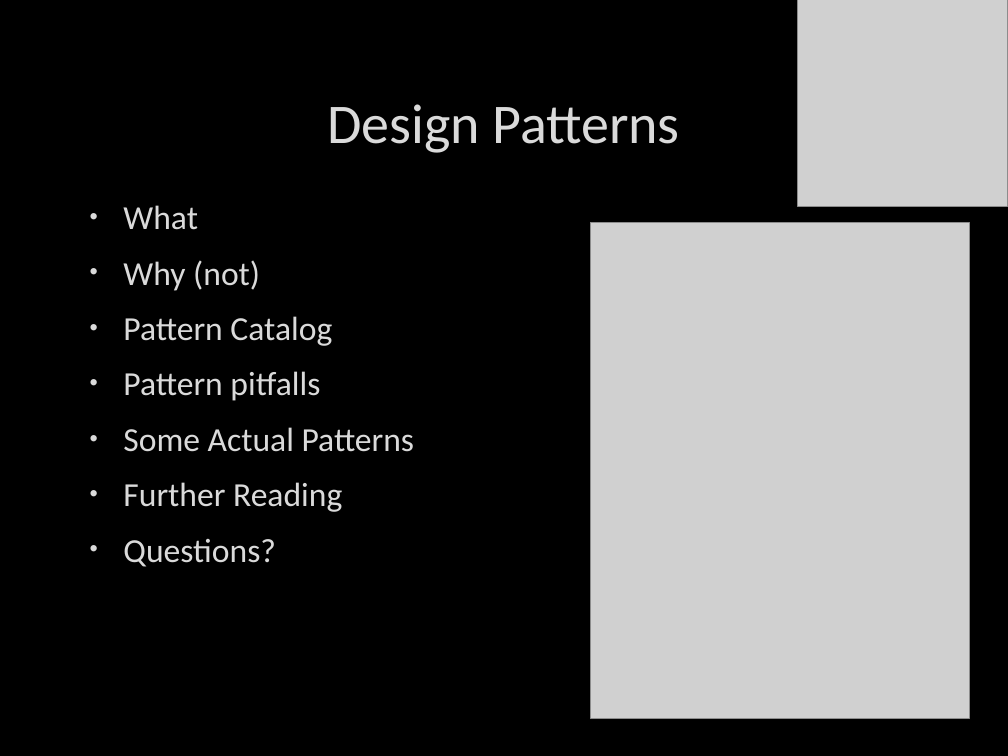
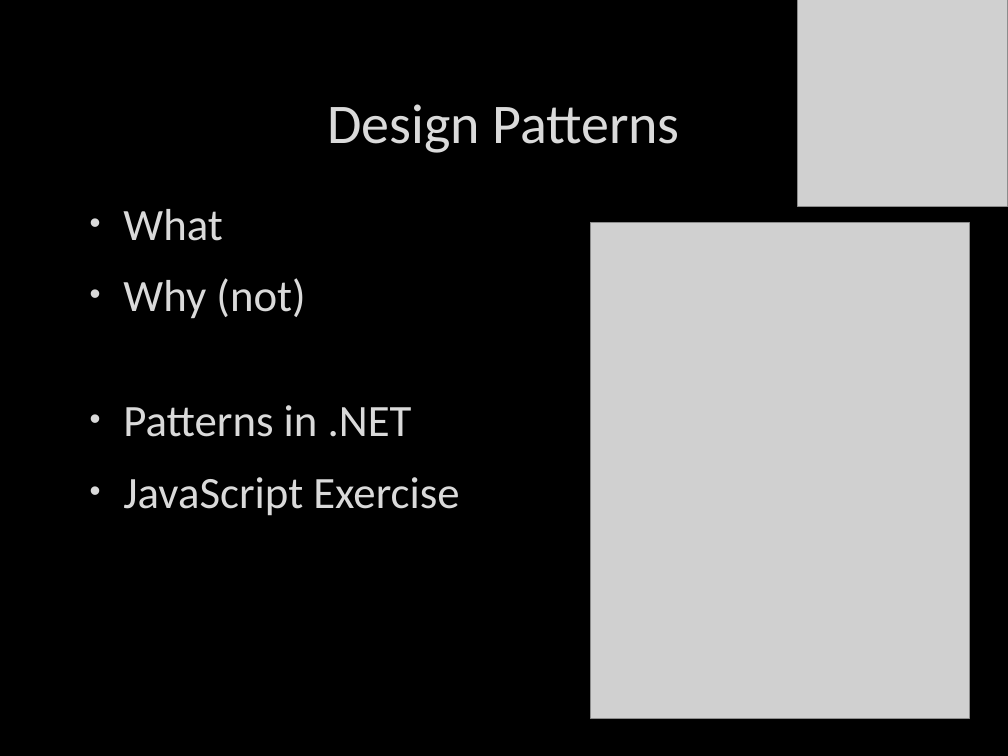
Before and after one commit to itenium-be/Talk-DesignPatterns, a slide deck: slide 3 of patterns.pptx (slide 2 before the commit). Drawn at 1008x756 pixels with LibreOffice and Linux fonts; fonts in the diff are those of the drawing; grey boxes stand for pictures; background and template pictures are left out. Boxes give left, top, right and bottom in pixels: in the first picture for what was removed or moved away, otherwise in the second. Text is boxed around its words. In the diff, an @@ line names an element or a change of style, - is before the commit and + after.

```diff
--- a/patterns.pptx
+++ b/patterns.pptx
@@ text at box(123, 209, 305, 319): size 24 to 32 pt in "What", "Why (not)"; more space between paragraphs @@
@@ text at box(123, 405, 459, 516): text changed; size 24 to 32 pt @@
-• Pattern Catalog
-• Pattern pitfalls
-• Some Actual Patterns
-• Further Reading
-• Questions?
+• Patterns in .NET
+• JavaScript Exercise
```
Also in this commit, not shown: 7 other slides changed, 6 slides added, 1 other file.
